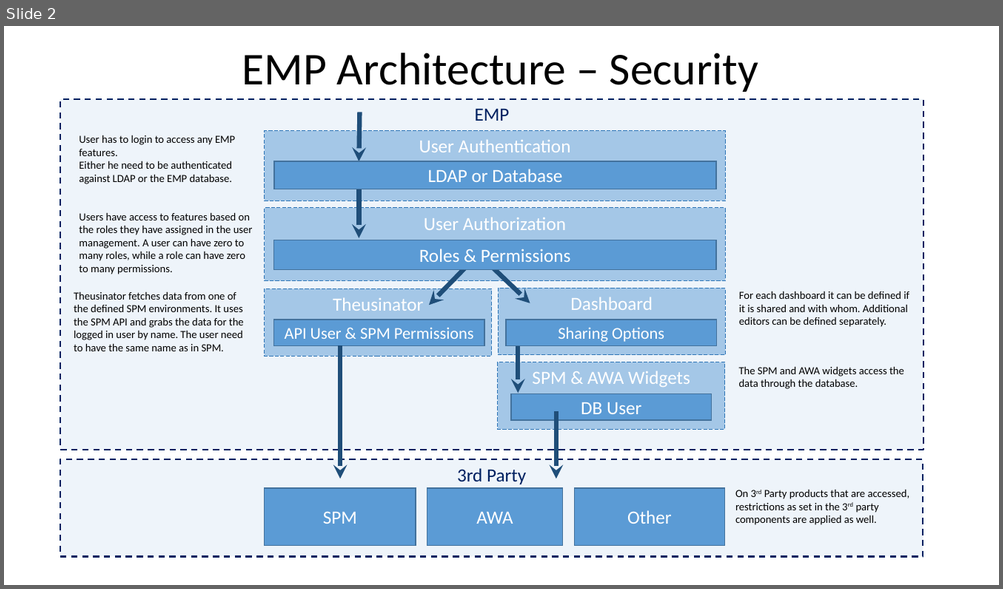
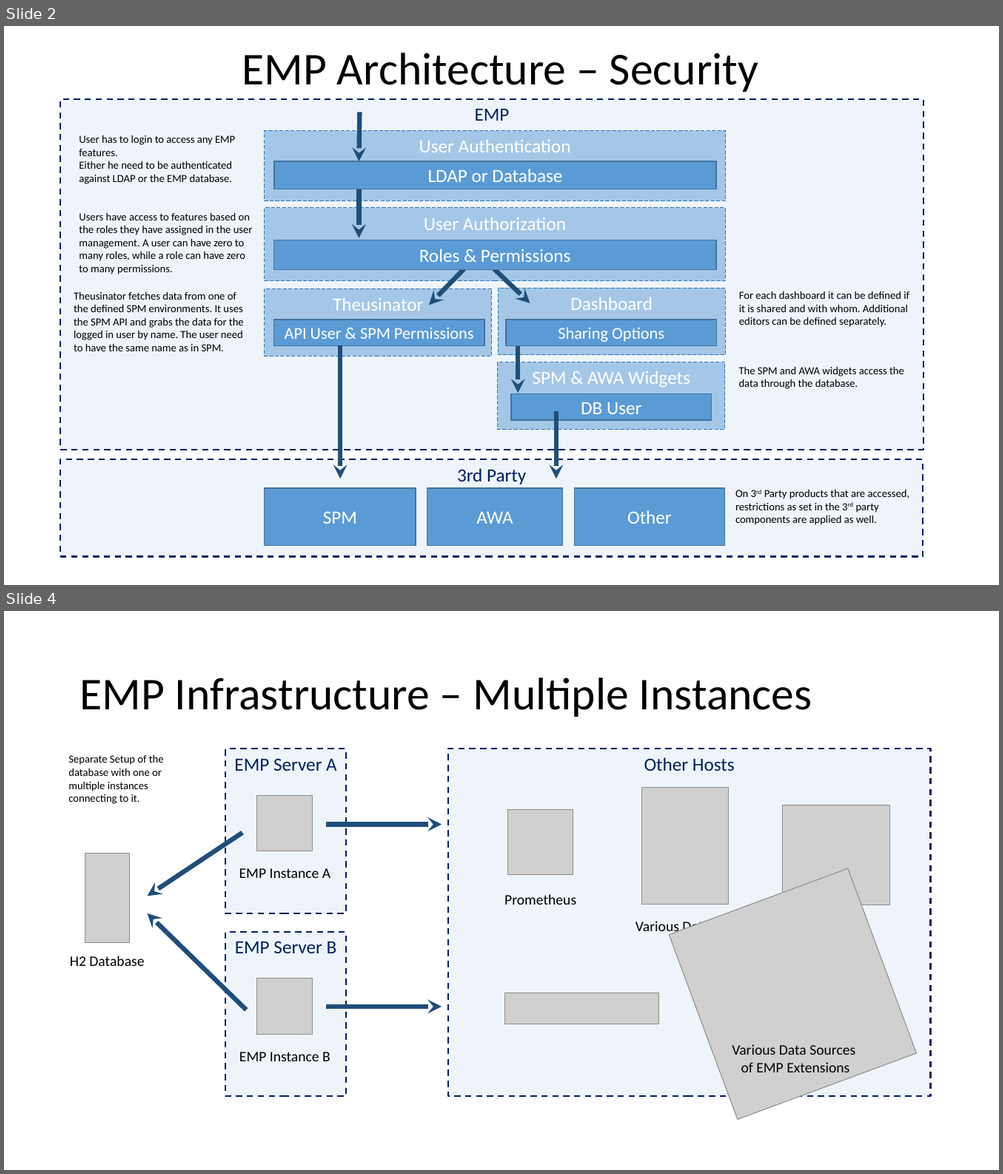
Before and after one commit to xresch/EngineeredMonitoringPlatform, a slide deck: EngineeredMonitoringPlatform/docs/EMP_Architecture.pptx. Shown one above the other, each under a label of ours: slide 2 before the commit, slides 2 and 4 after it; the slides between them are not shown. The pictures are 1003x589 and 1003x1174 pixels, drawn with LibreOffice and Linux fonts; fonts in the diff are those of the drawing; grey boxes stand for pictures. Boxes give left, top, right and bottom in pixels: in the first picture for what was removed or moved away, otherwise in the second. Text is boxed around its words. In the diff, an @@ line names an element or a change of style, - is before the commit and + after.

```diff
--- a/EngineeredMonitoringPlatform/docs/EMP_Architecture.pptx
+++ b/EngineeredMonitoringPlatform/docs/EMP_Architecture.pptx
@@ slide 4 added at (4,611,999,1170), background #FFFFFF @@
@@ title added at (79,678,812,717), 44 pt, text #000000 @@
+EMP Infrastructure – Multiple Instances
@@ text added at (68,755,164,804), 10.5 pt, text #000000 @@
+Separate Setup of the database with one or multiple instances connecting to it.
@@ rectangle added at (225,749,346,914), fill #DEEBF7 at 50% opacity, outline #002060 1.5 pt dashed, 18 pt, text #002060 @@
+EMP Server A
@@ rectangle added at (448,749,930,1096), fill #DEEBF7 at 50% opacity, outline #002060 1.5 pt dashed, 18 pt, text #002060 @@
+Other Hosts
@@ picture added at (642,787,728,904) @@
@@ picture added at (257,795,313,851) @@
@@ picture added at (508,810,572,875) @@
@@ picture added at (782,805,891,905) @@
@@ arrow added from (243, 832) to (148, 896), #1F4E79 4.5 pt @@
@@ arrow added from (327, 824) to (441, 824), #1F4E79 4.5 pt @@
@@ picture added at (85,854,129,943) @@
@@ text added at (239,869,330,878), 14 pt, text #000000 @@
+EMP Instance A
@@ picture added at (669,869,916,1120) @@
@@ text added at (504,894,576,905), 14 pt, text #000000 @@
+Prometheus
@@ arrow added from (247, 1010) to (148, 914), #1F4E79 4.5 pt @@
@@ text added at (635,920,743,936), 14 pt, text #000000 @@
+Various Databases
@@ rectangle added at (225,932,346,1096), fill #DEEBF7 at 50% opacity, outline #002060 1.5 pt dashed, 18 pt, text #002060 @@
+EMP Server B
@@ text added at (70,956,144,966), 14 pt, text #000000 @@
+H2 Database
@@ picture added at (257,979,313,1035) @@
@@ arrow added from (327, 1007) to (441, 1007), #1F4E79 4.5 pt @@
@@ picture added at (505,993,658,1025) @@
@@ text added at (239,1052,330,1062), 14 pt, text #000000 @@
+EMP Instance B
@@ text added at (731,1045,855,1073), 14 pt, text #000000 @@
+Various Data Sources
+of EMP Extensions
```
Also in this commit, not shown: 1 other slide added.
